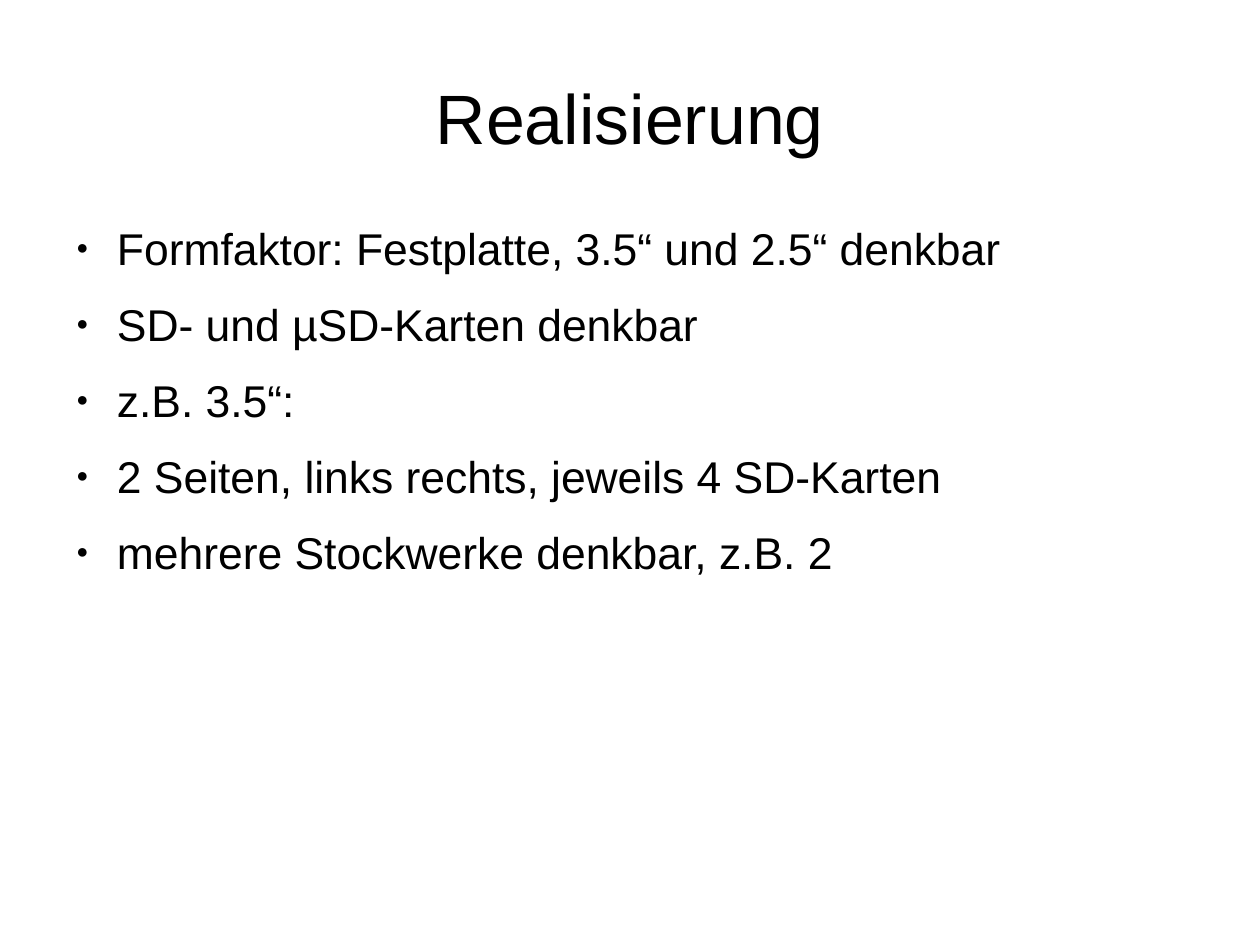
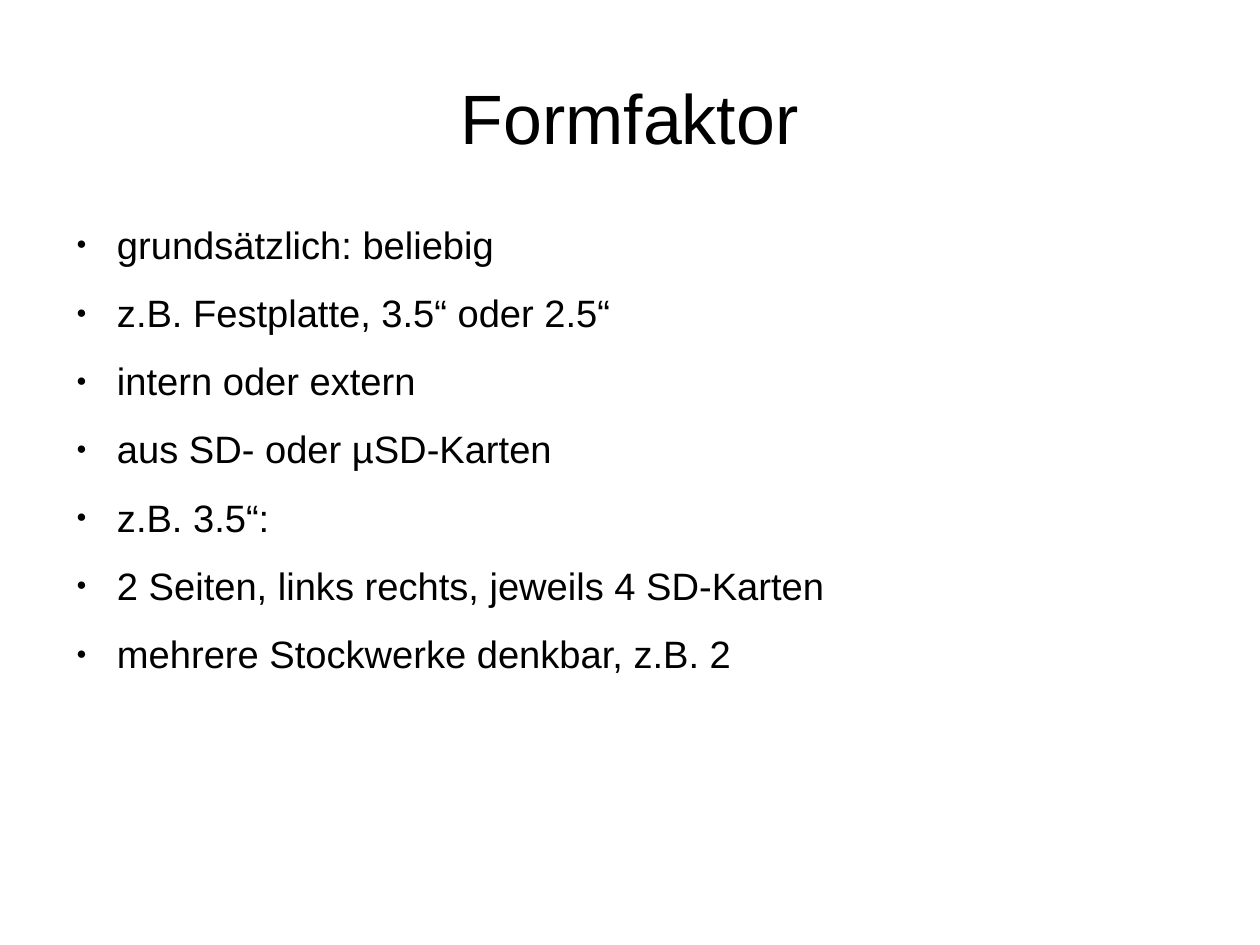
Before and after one commit to matthiasbock/OpenFlashDrive, a slide deck: slide 2 of SD card drive.odp. Drawn at 1260x945 pixels with LibreOffice and Linux fonts; fonts in the diff are those of the drawing. Boxes give left, top, right and bottom in pixels: in the first picture for what was removed or moved away, otherwise in the second. Text is boxed around its words. In the diff, an @@ line names an element or a change of style, - is before the commit and + after.

```diff
--- a/SD card drive.odp
+++ b/SD card drive.odp
@@ title at (461,93,798,145): text changed @@
-Realisierung
+Formfaktor
@@ text at (117,231,610,471): text changed; size 28 to 24 pt @@
-● Formfaktor: Festplatte, 3.5“ und 2.5“ denkbar
-● SD- und µSD-Karten denkbar
+● grundsätzlich: beliebig
+● z.B. Festplatte, 3.5“ oder 2.5“
+● intern oder extern
+● aus SD- oder µSD-Karten
@@ text at (117,505,824,673): size 28 to 24 pt in "z.B. 3.5“:", "2 Seiten, links rechts, jeweils 4 SD-Karten", "mehrere Stockwerke denkbar, z.B. 2" @@
```
Also in this commit, not shown: 1 other slide changed, 3 slides added, 1 slide removed, 1 other file.
